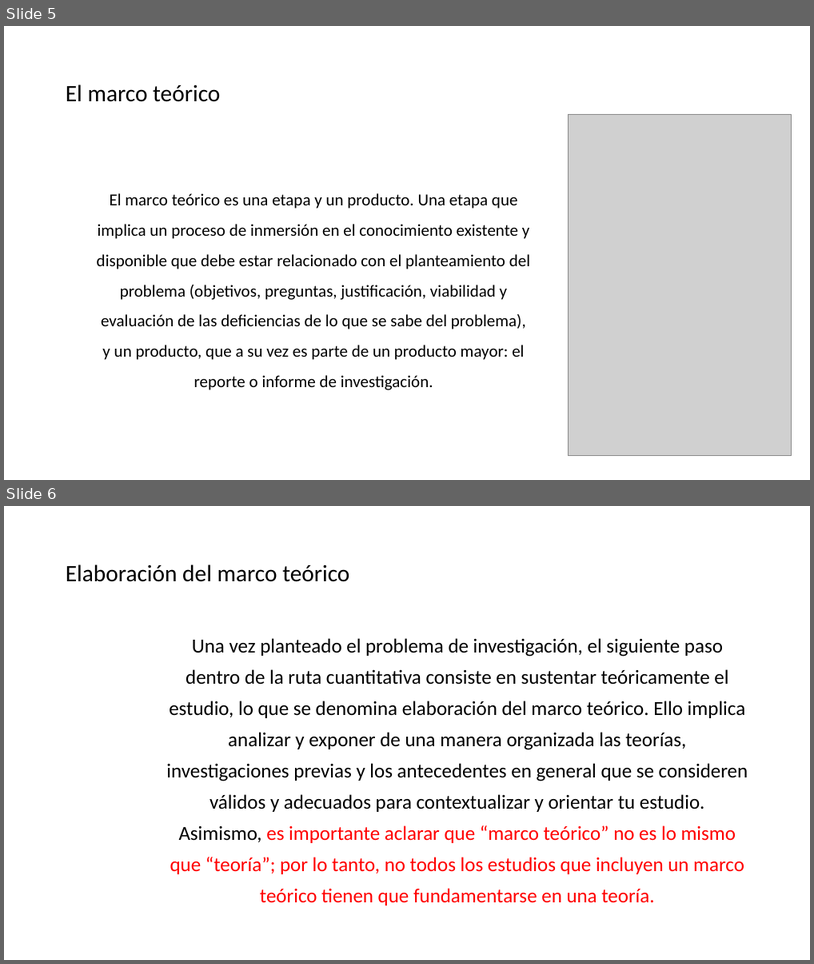
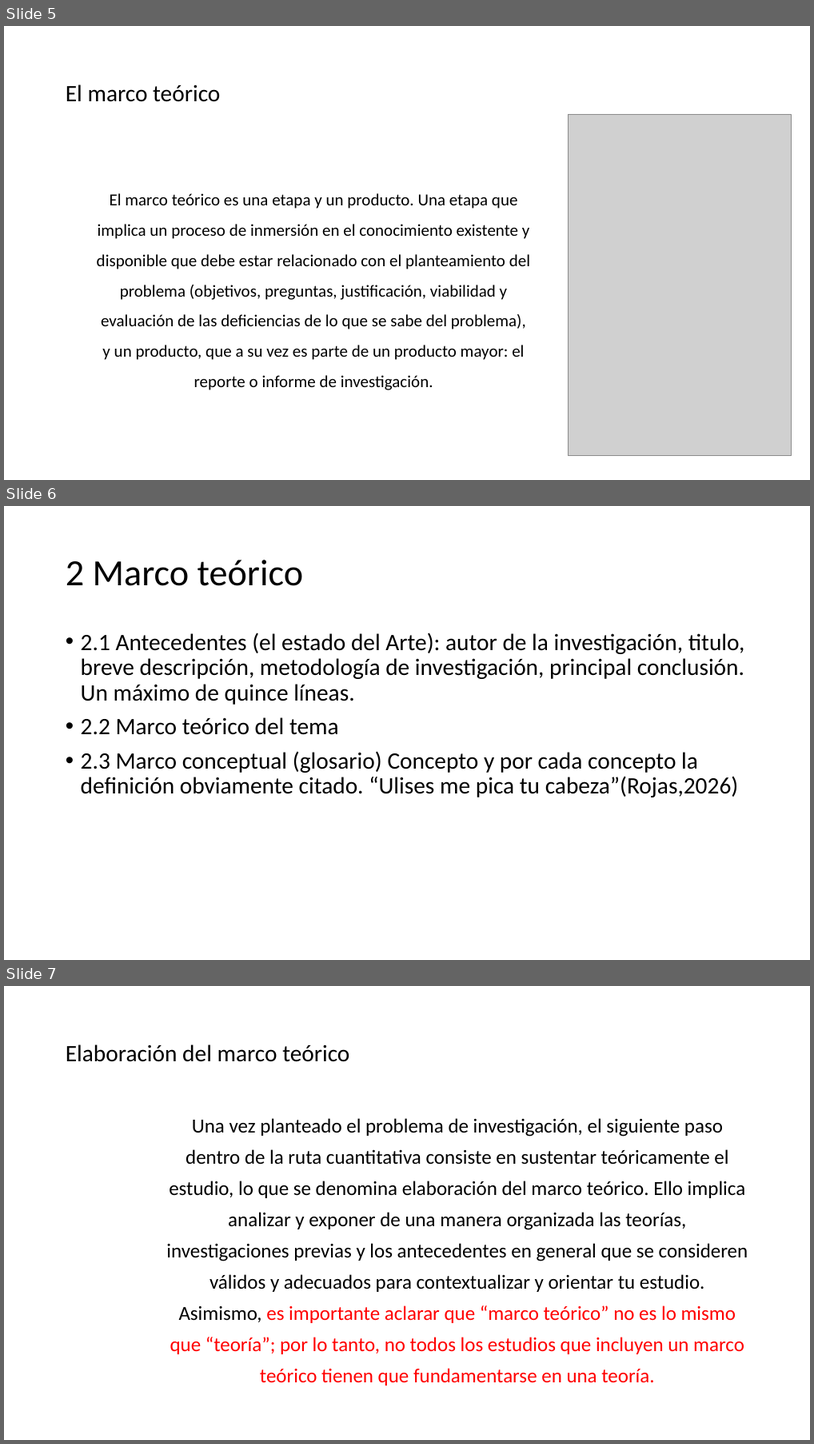
Before and after one commit to uvargascur-ship-it/Metodolog-a, a slide deck: Diapositivas/2026 0 Tema 5 El Marco Teorico.pptx. Shown one above the other, each under a label of ours: slides 5 and 6 before the commit, slides 5, 6 and 7 after it. The pictures are 814x964 and 814x1444 pixels, drawn with LibreOffice and Linux fonts; fonts in the diff are those of the drawing; grey boxes stand for pictures. Boxes give left, top, right and bottom in pixels: in the first picture for what was removed or moved away, otherwise in the second. Text is boxed around its words. In the diff, an @@ line names an element or a change of style, - is before the commit and + after.

```diff
--- a/Diapositivas/2026 0 Tema 5 El Marco Teorico.pptx
+++ b/Diapositivas/2026 0 Tema 5 El Marco Teorico.pptx
@@ slide 6 added at bbox=[4, 506, 810, 960], background #FFFFFF @@
@@ title added at bbox=[66, 560, 303, 586], 44 pt, text #000000 @@
+2 Marco teórico
@@ text added at bbox=[81, 632, 746, 797], 28 pt, text #000000 @@
+• 2.1 Antecedentes (el estado del Arte): autor de la investigación, titulo, breve descripción, metodología de investigación, principal conclusión. Un máximo de quince líneas.
+• 2.2 Marco teórico del tema
+• 2.3 Marco conceptual (glosario) Concepto y por cada concepto la definición obviamente citado. “Ulises me pica tu cabeza”(Rojas,2026)
@@ what was slide 6 is now slide 7 @@
```
Also in this commit, not shown: 2 other files.
